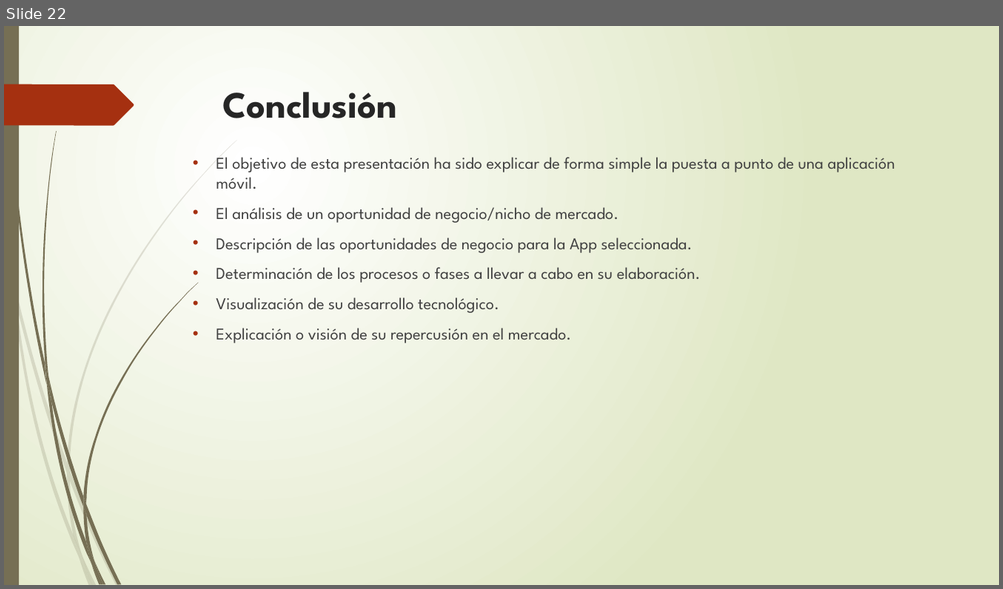
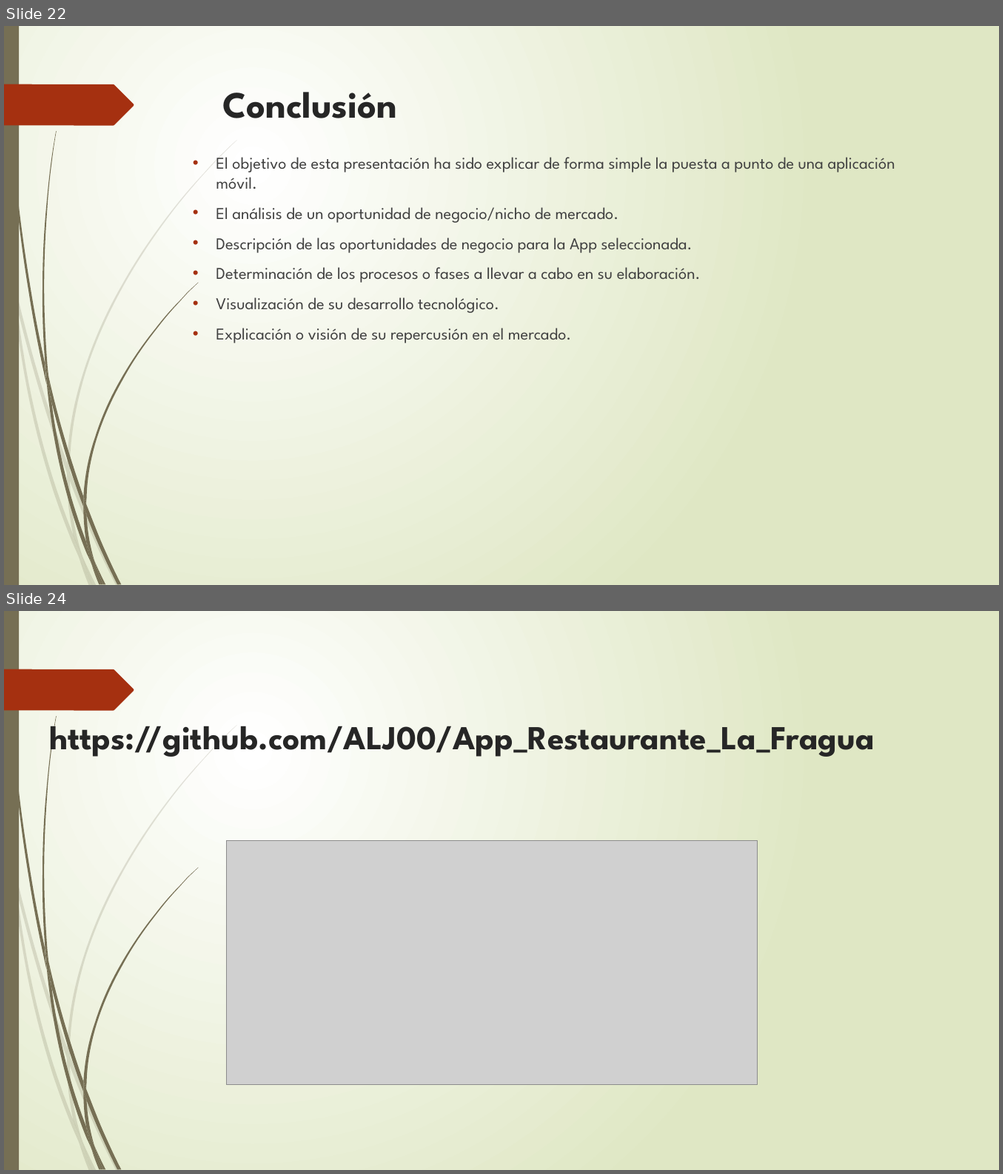
Before and after one commit to ALJ00/App_Restaurante_La_Fragua, a slide deck: Presentacion/PresentacionAppRestLaFragua.pptx. Shown one above the other, each under a label of ours: slide 22 before the commit, slides 22 and 24 after it; the slides between them are not shown. The pictures are 1003x589 and 1003x1174 pixels, drawn with LibreOffice and Linux fonts; fonts in the diff are those of the drawing; grey boxes stand for pictures. Boxes give left, top, right and bottom in pixels: in the first picture for what was removed or moved away, otherwise in the second. Text is boxed around its words. In the diff, an @@ line names an element or a change of style, - is before the commit and + after.

```diff
--- a/Presentacion/PresentacionAppRestLaFragua.pptx
+++ b/Presentacion/PresentacionAppRestLaFragua.pptx
@@ slide 24 added at [4, 611, 999, 1170], background gradient #FFFFFF to #DFE8C4; not listed: 24 template elements that a slide beside it also shows @@
@@ title added at [49, 716, 874, 760], 32.4 pt, text #262626, bold @@
+https://github.com/ALJ00/App_Restaurante_La_Fragua
@@ picture added at [227, 841, 757, 1085] @@
```
Also in this commit, not shown: 2 slides changed.
